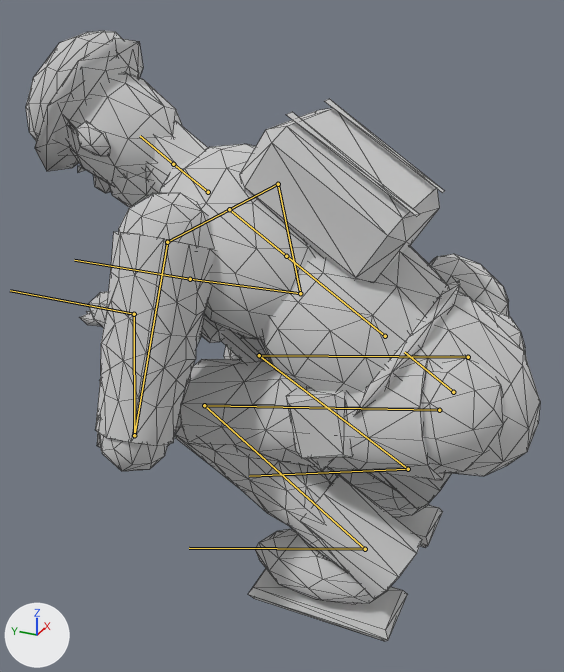
Two versions of the glTF model ambush_loop/art/v2/models/operator_rifle_lod1.glb, one commit apart.
Rendered twice from a 50 mm camera at (-1.187, -0.314, 1.045) aimed at (-0.007, 0.217, 0.455). Lighting does not change. The marker at lower left points along +X, +Y and +Z. The picture after the commit comes second. Both versions are drawn at frame 15 of the action 'deploy'; the numbers are the values there. The bones that change, and the others that lie on the model, are drawn over the model as lines. Mesh edges are drawn as thin lines.

In view in the first picture: 'operator_rifle_body.001'.
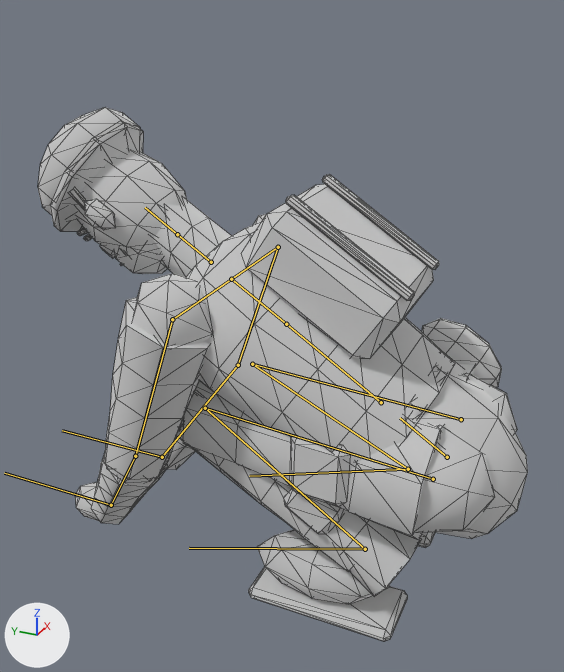
What differs and where, as boxes (x1, y1, x2, y2) in the pictures (564 x 672 px):
'operator_rifle_body.001', posed (12% shorter)
    before: (26, 31, 540, 641)
    after: (38, 107, 528, 641)
bone 'pelvis', root to tip
    before: (453, 392) to (404, 352)
    after: (447, 457) to (400, 418)
bone 'upper_arm.L', root to tip
    before: (167, 242) to (134, 435)
    after: (172, 319) to (135, 456)
bone 'forearm.L', root to tip
    before: (134, 435) to (134, 314)
    after: (135, 456) to (111, 505)
bone 'hand.L', root to tip
    before: (134, 314) to (10, 290)
    after: (111, 505) to (4, 473)
bone 'upper_arm.R', root to tip
    before: (278, 184) to (300, 293)
    after: (278, 247) to (238, 365)
bone 'forearm.R', root to tip
    before: (300, 293) to (190, 279)
    after: (238, 365) to (162, 457)
bone 'hand.R', root to tip
    before: (190, 279) to (74, 260)
    after: (162, 457) to (62, 430)
bone 'thigh.L', root to tip
    before: (439, 410) to (204, 405)
    after: (433, 479) to (205, 408)
bone 'shin.L', root to tip
    before: (204, 405) to (365, 549)
    after: (205, 408) to (365, 549)
bone 'thigh.R', root to tip
    before: (468, 357) to (259, 355)
    after: (461, 419) to (252, 364)
bone 'shin.R', root to tip
    before: (259, 355) to (408, 469)
    after: (252, 364) to (408, 469)

Diff of the bpy script that builds the scene:
```diff
--- a/ambush_loop/art/v2/models/operator_rifle_lod1.glb.py
+++ b/ambush_loop/art/v2/models/operator_rifle_lod1.glb.py
@@ bone_pelvis @@
 bone_pelvis = bpy.data.objects['Rig'].pose.bones['pelvis']  # child of 'root'
-bone_pelvis.location = (0.0, -0.524, 0.1)
+bone_pelvis.location = (0.0, -0.654, 0.1)
@@ bone_upper_arm_l @@
 bone_upper_arm_l = bpy.data.objects['Rig'].pose.bones['upper_arm.L']  # child of 'clavicle.L'
-bone_upper_arm_l.rotation_quaternion = (0.989, -0.078, 0.0, 0.122)  # degrees (-9, 1, 14)
+bone_upper_arm_l.rotation_quaternion = (0.992, 0.035, 0.0, -0.12)  # degrees (4, 0, -14)
@@ bone_forearm_l @@
 bone_forearm_l = bpy.data.objects['Rig'].pose.bones['forearm.L']  # child of 'upper_arm.L'
-bone_forearm_l.rotation_quaternion = (0.934, 0.225, -0.024, -0.276)  # degrees (26, 5, -32)
+bone_forearm_l.rotation_quaternion = (0.796, -0.602, 0.052, -0.027)  # degrees (-74, 3, -6)
@@ bone_hand_l @@
 bone_hand_l = bpy.data.objects['Rig'].pose.bones['hand.L']  # child of 'forearm.L'
-bone_hand_l.rotation_quaternion = (0.962, -0.089, -0.018, 0.256)  # degrees (-10, 1, 30)
+bone_hand_l.rotation_quaternion = (0.851, 0.467, -0.233, 0.056)  # degrees (59, -27, -8)
@@ bone_upper_arm_r @@
 bone_upper_arm_r = bpy.data.objects['Rig'].pose.bones['upper_arm.R']  # child of 'clavicle.R'
-bone_upper_arm_r.rotation_quaternion = (0.989, -0.079, 0.0, -0.122)  # degrees (-9, -1, -14)
+bone_upper_arm_r.rotation_quaternion = (0.992, 0.035, 0.0, 0.12)  # degrees (4, 0, 14)
@@ bone_forearm_r @@
 bone_forearm_r = bpy.data.objects['Rig'].pose.bones['forearm.R']  # child of 'upper_arm.R'
-bone_forearm_r.rotation_quaternion = (0.934, 0.225, 0.024, 0.277)  # degrees (26, -5, 32)
+bone_forearm_r.rotation_quaternion = (0.797, -0.601, -0.052, 0.027)  # degrees (-74, -3, 6)
@@ bone_hand_r @@
 bone_hand_r = bpy.data.objects['Rig'].pose.bones['hand.R']  # child of 'forearm.R'
-bone_hand_r.rotation_quaternion = (0.962, -0.089, 0.018, -0.257)  # degrees (-10, -1, -30)
+bone_hand_r.rotation_quaternion = (0.851, 0.467, 0.233, -0.056)  # degrees (59, 27, 8)
@@ bone_thigh_l @@
 bone_thigh_l = bpy.data.objects['Rig'].pose.bones['thigh.L']  # child of 'pelvis'
-bone_thigh_l.rotation_quaternion = (0.403, 0.914, -0.024, -0.03)  # degrees (132, 2, -4)
+bone_thigh_l.rotation_quaternion = (0.277, 0.96, -0.015, -0.041)  # degrees (148, 4, -3)
@@ bone_shin_l @@
 bone_shin_l = bpy.data.objects['Rig'].pose.bones['shin.L']  # child of 'thigh.L'
-bone_shin_l.rotation_quaternion = (0.427, -0.904, -0.004, 0.015)  # degrees (-129, 1, 1)
+bone_shin_l.rotation_quaternion = (0.281, -0.959, 0.004, 0.036)  # degrees (-147, 4, 1)
@@ bone_foot_l @@
 bone_foot_l = bpy.data.objects['Rig'].pose.bones['foot.L']  # child of 'shin.L'
-bone_foot_l.rotation_quaternion = (0.89, 0.456, -0.024, -0.013)  # degrees (54, -2, -3)
+bone_foot_l.rotation_quaternion = (0.879, 0.474, -0.046, -0.018)  # degrees (57, -4, -4)
@@ bone_thigh_r @@
 bone_thigh_r = bpy.data.objects['Rig'].pose.bones['thigh.R']  # child of 'pelvis'
-bone_thigh_r.rotation_quaternion = (0.403, 0.914, 0.024, 0.03)  # degrees (132, -2, 4)
+bone_thigh_r.rotation_quaternion = (0.277, 0.96, 0.015, 0.041)  # degrees (148, -4, 3)
@@ bone_shin_r @@
 bone_shin_r = bpy.data.objects['Rig'].pose.bones['shin.R']  # child of 'thigh.R'
-bone_shin_r.rotation_quaternion = (0.427, -0.904, 0.004, -0.015)  # degrees (-129, -1, -1)
+bone_shin_r.rotation_quaternion = (0.281, -0.959, -0.004, -0.036)  # degrees (-147, -4, -1)
@@ bone_foot_r @@
 bone_foot_r = bpy.data.objects['Rig'].pose.bones['foot.R']  # child of 'shin.R'
-bone_foot_r.rotation_quaternion = (0.89, 0.456, 0.024, 0.013)  # degrees (54, 2, 3)
+bone_foot_r.rotation_quaternion = (0.879, 0.474, 0.046, 0.018)  # degrees (57, 4, 4)
```
